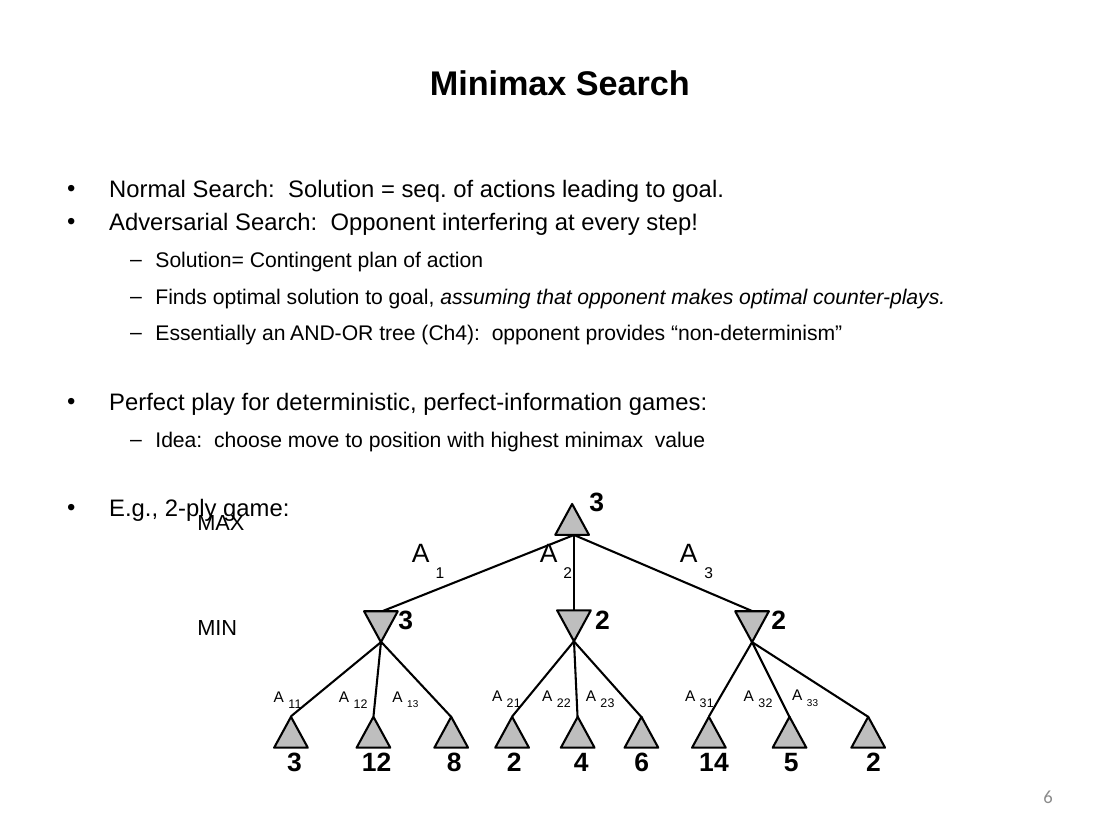
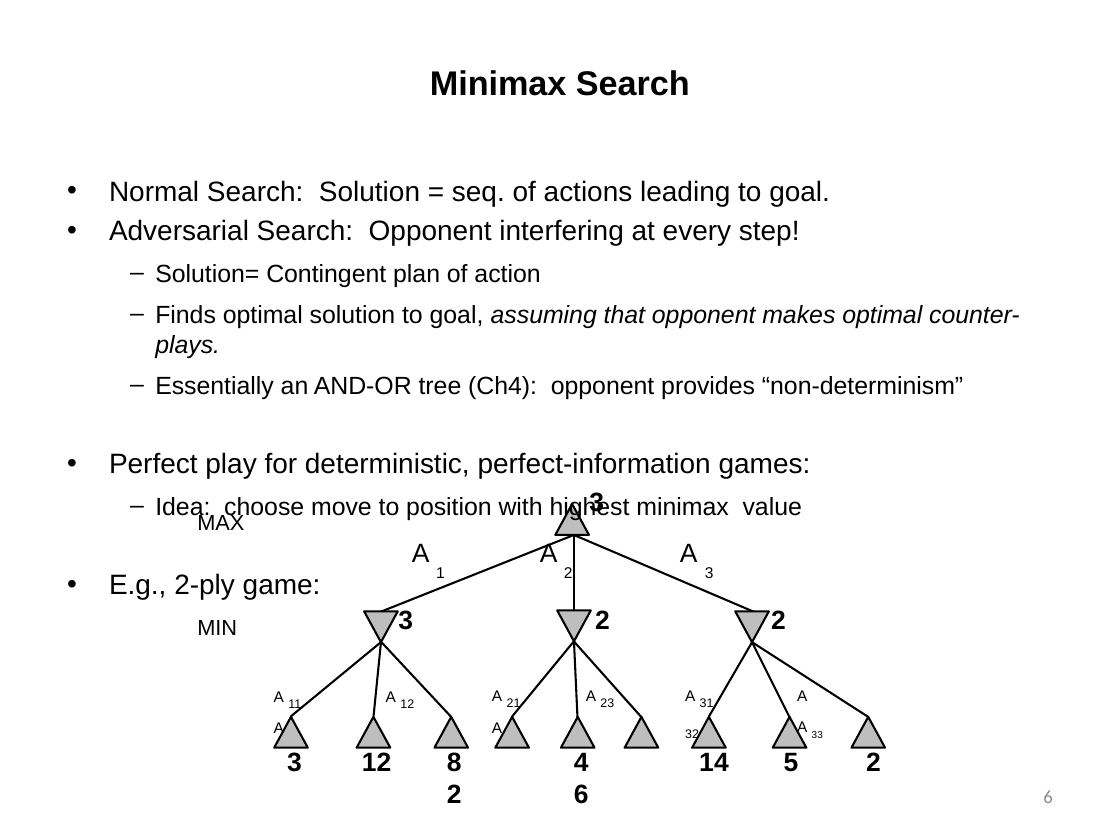
Before and after one commit to tdhock/cs470-570-spring-2023, a slide deck: slide 6 of slides/chapter5.pptx. Drawn at 1120x840 pixels with LibreOffice and Linux fonts; fonts in the diff are those of the drawing. Boxes give left, top, right and bottom in pixels: in the first picture for what was removed or moved away, otherwise in the second. Text is boxed around its words. In the diff, an @@ line names an element or a change of style, - is before the commit and + after.

```diff
--- a/slides/chapter5.pptx
+++ b/slides/chapter5.pptx
@@ text "Normal Search: Solution = seq. ..." at (109,180,1020,600): size 15.3 to 18 pt in "Normal Search: Solution = seq. of actions ...", "Adversarial Search: Opponent interfering at every step!", "Perfect play for deterministic, perfect-information games:", "E.g., 2-ply game:"; size 13.6 to 16 pt in "Solution= Contingent plan of action", "Finds optimal solution to goal, assuming that ...", "Essentially an AND-OR tree (Ch4): opponent provides ...", "Idea: choose move to position with highest ..." @@
@@ 3 texts: place and size @@
-3 texts at (447,492,649,772)
+3 texts at (447,491,604,804)
@@ outline redrawn in 4 elements at (752,642,868,717), (380,535,573,613), (512,642,573,717), (709,642,752,716) @@
@@ text "A 11 A 12 A ..." rewrapped from (274,691,418,711) to (274,691,414,737) @@
@@ text "A 21 A 22" rewrapped from (492,690,571,710) to (492,690,521,736) @@
@@ text "A 31 A 32 A ..." rewrapped from (685,689,818,710) to (685,690,823,742) @@
```
Also in this commit, not shown: 27 other slides changed, 1 other file.
